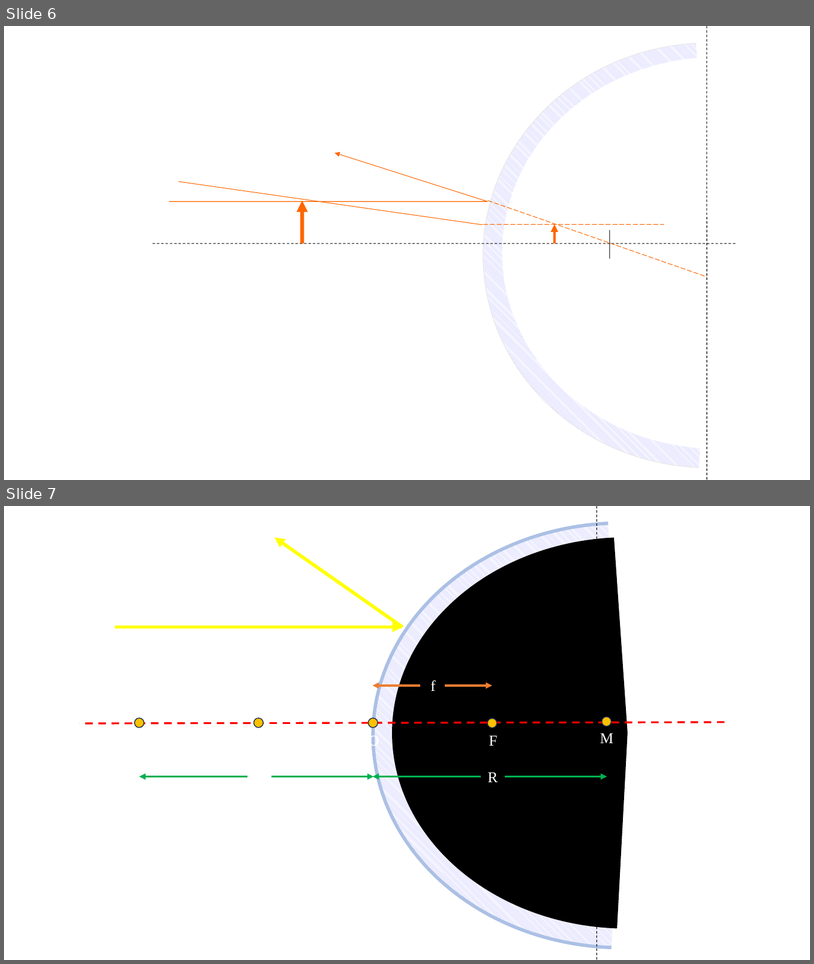
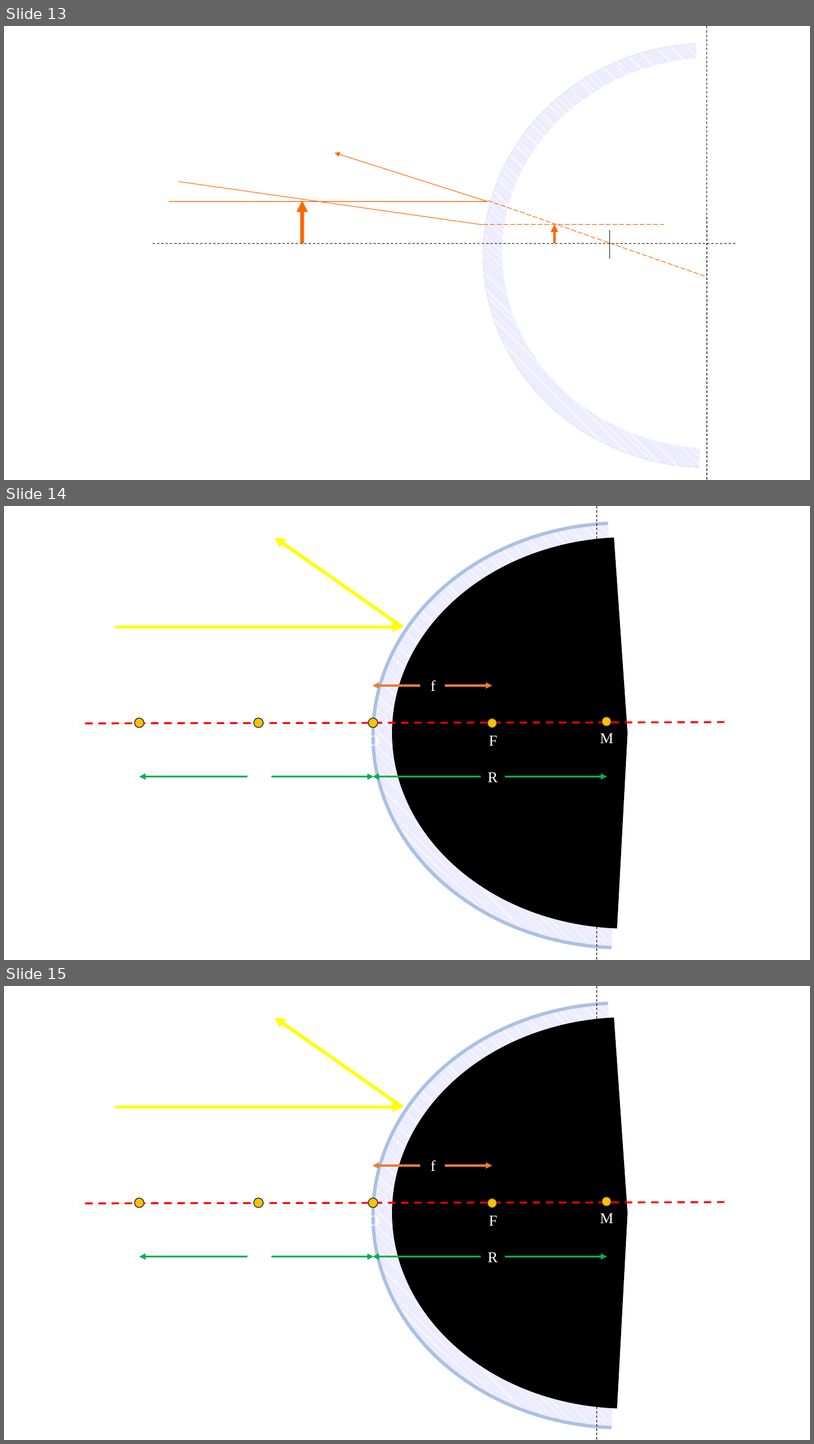
Before and after one commit to zahran1122/Sistem-Optik, a slide deck: Presentation1.pptx. Shown one above the other, each under a label of ours: slides 6 and 7 before the commit, slides 13, 14 and 15 after it. The pictures are 814x964 and 814x1444 pixels, drawn with LibreOffice and Linux fonts; fonts in the diff are those of the drawing. Boxes give left, top, right and bottom in pixels: in the first picture for what was removed or moved away, otherwise in the second. Text is boxed around its words. In the diff, an @@ line names an element or a change of style, - is before the commit and + after.

```diff
--- a/Presentation1.pptx
+++ b/Presentation1.pptx
@@ slide 14 added at <box>4,506,810,960</box>, background #FFFFFF @@
@@ group added at <box>80,506,725,960</box>: 8 arrows, 5 ellipses, 5 texts, 2 freeform shapes, 2 lines @@
+O
+F
+M
+R
+f
@@ what was slide 6 is now slide 13 @@
@@ what was slide 7 is now slide 15 @@
```
Also in this commit, not shown: 1 slide changed, 13 other slides added, 8 other files.
